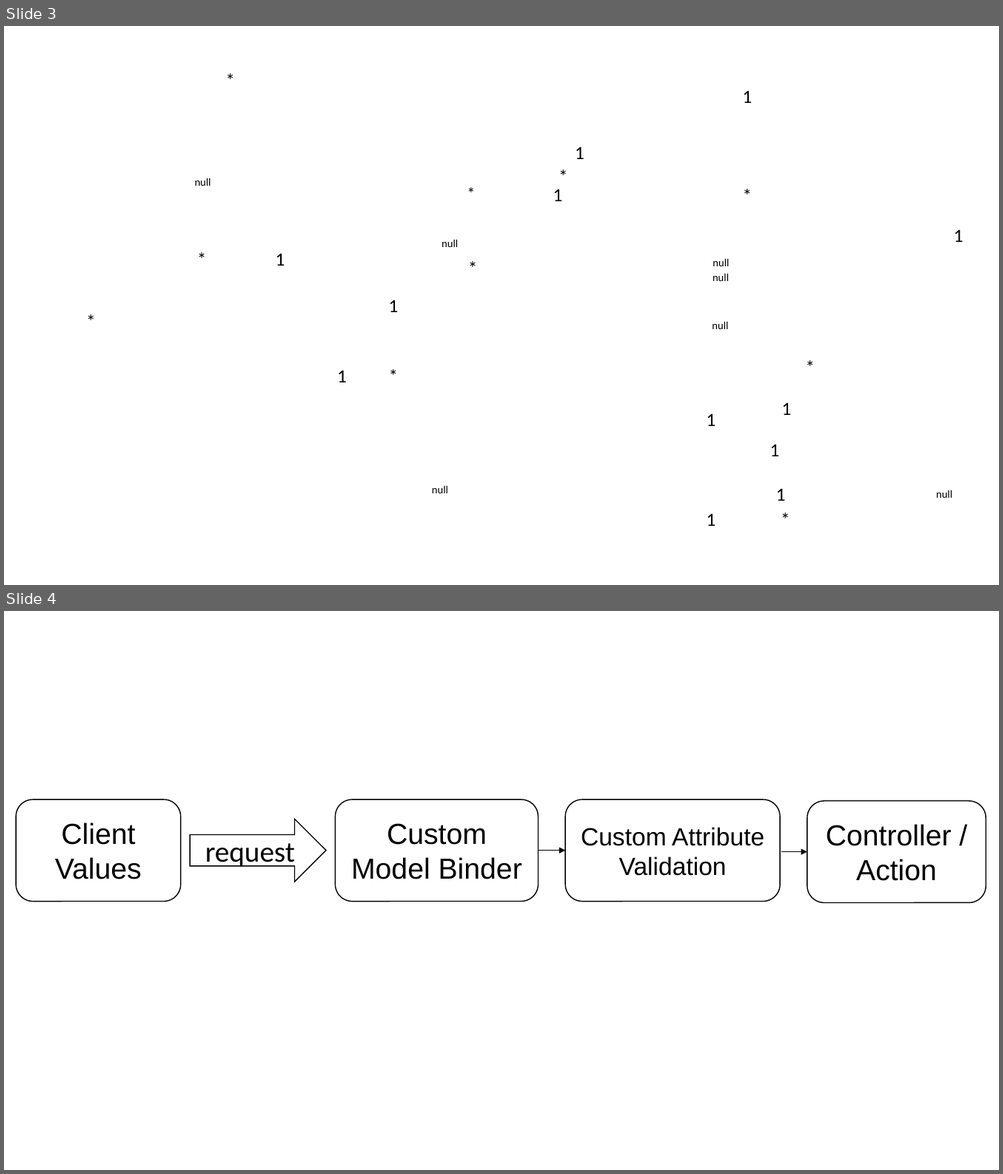
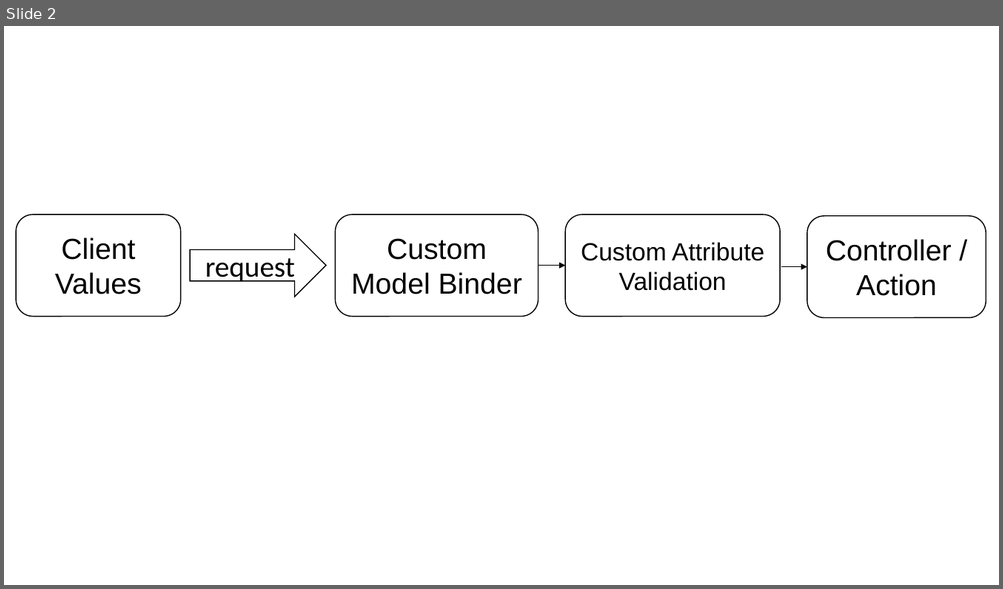
Before and after one commit to sinaebrahimi/Appointer, a slide deck: Diagrams.pptx. Shown one above the other, each under a label of ours: slides 3 and 4 before the commit, slide 2 after it. The pictures are 1003x1174 and 1003x589 pixels, drawn with LibreOffice and Linux fonts; fonts in the diff are those of the drawing; background and template pictures are left out. Boxes give left, top, right and bottom in pixels: in the first picture for what was removed or moved away, otherwise in the second. Text is boxed around its words. In the diff, an @@ line names an element or a change of style, - is before the commit and + after.

```diff
--- a/Diagrams.pptx
+++ b/Diagrams.pptx
@@ slide 3 removed at (4, 26, 999, 585), background picture (left out) @@
@@ text removed at (218, 64, 242, 95) @@
-*
@@ text removed at (743, 90, 752, 103) @@
-1
@@ text removed at (575, 147, 584, 159) @@
-1
@@ text removed at (195, 178, 211, 186) @@
-null
@@ text removed at (460, 179, 505, 207) @@
-*
@@ text removed at (551, 161, 567, 191) @@
-*
@@ text removed at (735, 181, 759, 210) @@
-*
@@ text removed at (553, 189, 563, 201) @@
-1
@@ text removed at (190, 244, 213, 274) @@
-*
@@ text removed at (441, 239, 458, 247) @@
-null
@@ text removed at (953, 230, 963, 242) @@
-1
@@ text removed at (276, 253, 285, 266) @@
-1
@@ text removed at (461, 253, 484, 283) @@
-*
@@ text removed at (712, 258, 728, 266) @@
-null
@@ text removed at (712, 273, 728, 281) @@
-null
@@ text removed at (79, 306, 102, 335) @@
-*
@@ text removed at (389, 300, 398, 312) @@
-1
@@ text removed at (711, 321, 728, 329) @@
-null
@@ text removed at (798, 352, 822, 382) @@
-*
@@ text removed at (337, 370, 347, 383) @@
-1
@@ text removed at (381, 360, 405, 390) @@
-*
@@ text removed at (782, 403, 791, 415) @@
-1
@@ text removed at (706, 414, 716, 426) @@
-1
@@ text removed at (770, 444, 780, 457) @@
-1
@@ text removed at (432, 486, 448, 494) @@
-null
@@ text removed at (776, 488, 785, 501) @@
-1
@@ text removed at (936, 490, 952, 498) @@
-null
@@ text removed at (706, 514, 716, 526) @@
-1
@@ text removed at (774, 505, 797, 535) @@
-*
@@ what was slide 4 is now slide 2 @@
```
Also in this commit, not shown: 1 other slide removed, 13 other files.
